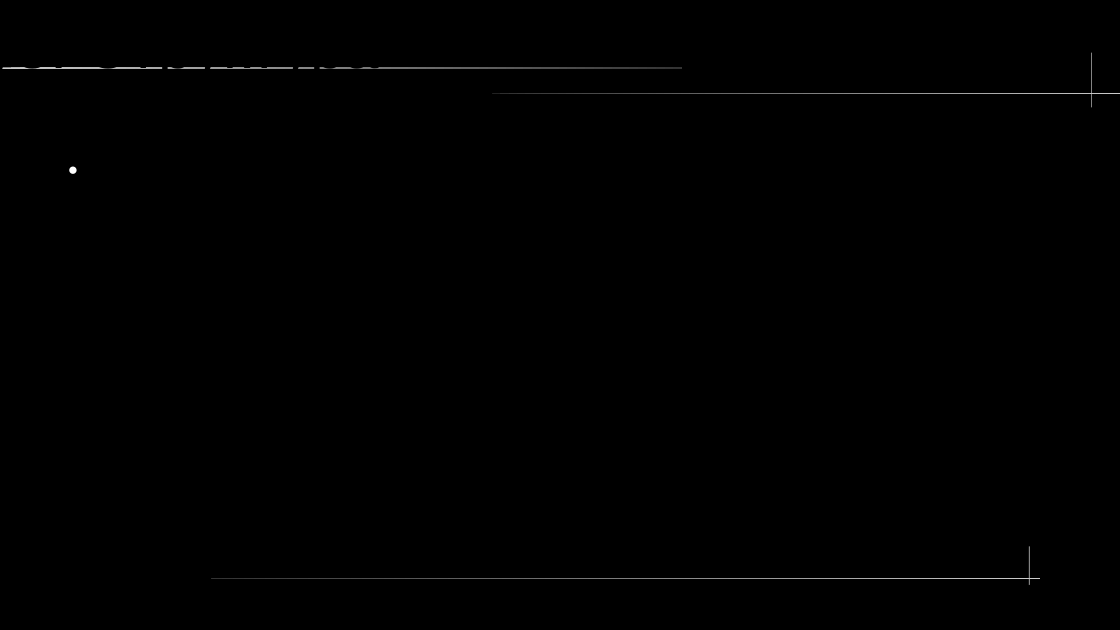
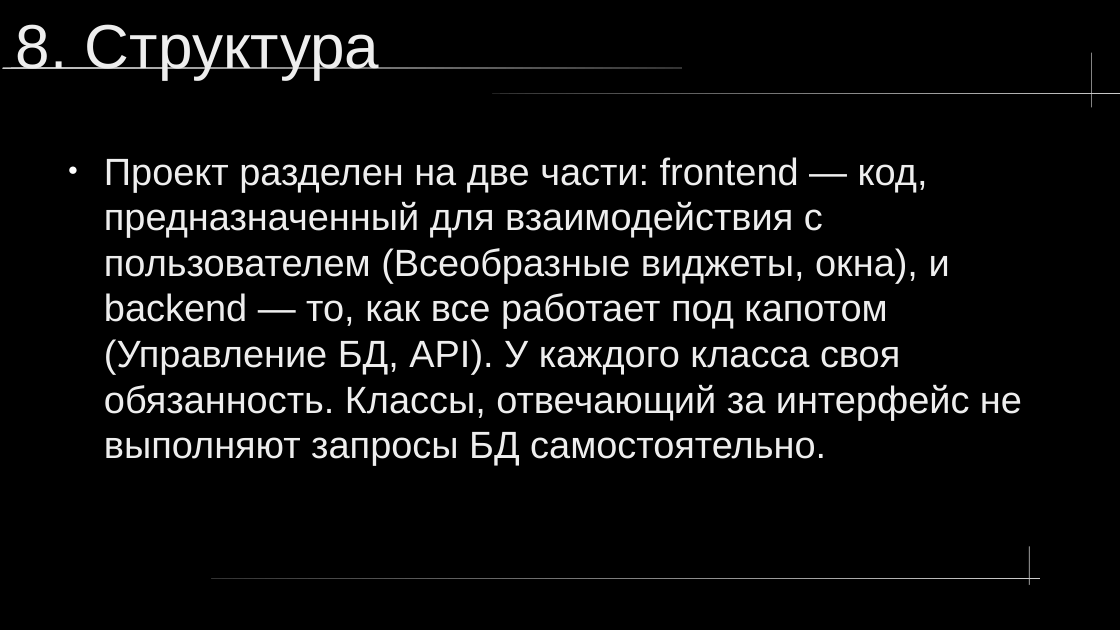
Before and after one commit to gepron1x/blacklandradio, a slide deck: slide 9 of media/presentation.pptx. Drawn at 1120x630 pixels with LibreOffice and Linux fonts; fonts in the diff are those of the drawing. Boxes give left, top, right and bottom in pixels: in the first picture for what was removed or moved away, otherwise in the second. Text is boxed around its words. In the diff, an @@ line names an element or a change of style, - is before the commit and + after.

```diff
--- a/media/presentation.pptx
+++ b/media/presentation.pptx
@@ text "8. Структура" at (x1=16, y1=24, x2=379, y2=80): text colour #000000 to #EEEEEE @@
@@ text added at (x1=104, y1=157, x2=1022, y2=465), 26.9 pt, text #EEEEEE @@
+● Проект разделен на две части: frontend — код, предназначенный для взаимодействия с пользователем (Всеобразные виджеты, окна), и backend — то, как все работает под капотом (Управление БД, API). У каждого класса своя обязанность. Классы, отвечающий за интерфейс не выполняют запросы БД самостоятельно.
```
Also in this commit, not shown: 2 other slides changed.
